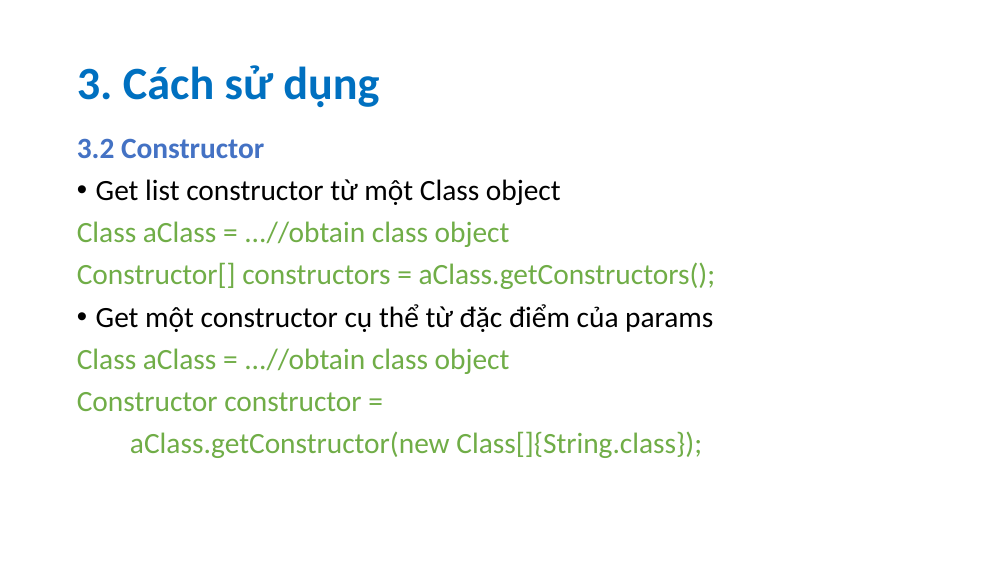
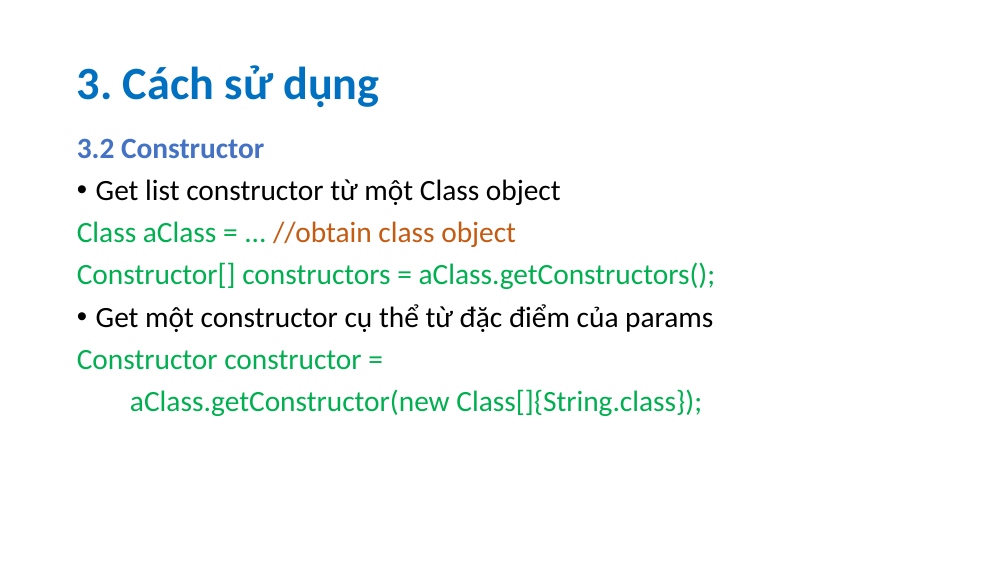
Before and after one commit to quanguefa23/Seminar-Java-Reflection, a slide deck: slide 9 of slide.pptx. Drawn at 1008x567 pixels with LibreOffice and Linux fonts; fonts in the diff are those of the drawing. Boxes give left, top, right and bottom in pixels: in the first picture for what was removed or moved away, otherwise in the second. Text is boxed around its words. In the diff, an @@ line names an element or a change of style, - is before the commit and + after.

Commit message:
edit_slide
edit slide

```diff
--- a/slide.pptx
+++ b/slide.pptx
@@ text at (77, 221, 516, 247): text changed; text colour #70AD47 to #C55A11 @@
-Class aClass = ...//obtain class object
+Class aClass = ... //obtain class object
@@ text at (77, 262, 716, 416): text colour #70AD47 to #00B050 in "Constructor[] constructors = aClass.getConstructors();", "Constructor constructor =", "aClass.getConstructor(new Class[]{String.class});" @@
@@ text at (77, 348, 510, 374): paragraph removed @@
-Class aClass = ...//obtain class object
```
Also in this commit, not shown: 10 other slides changed, 3 slides added, 1 other file.
